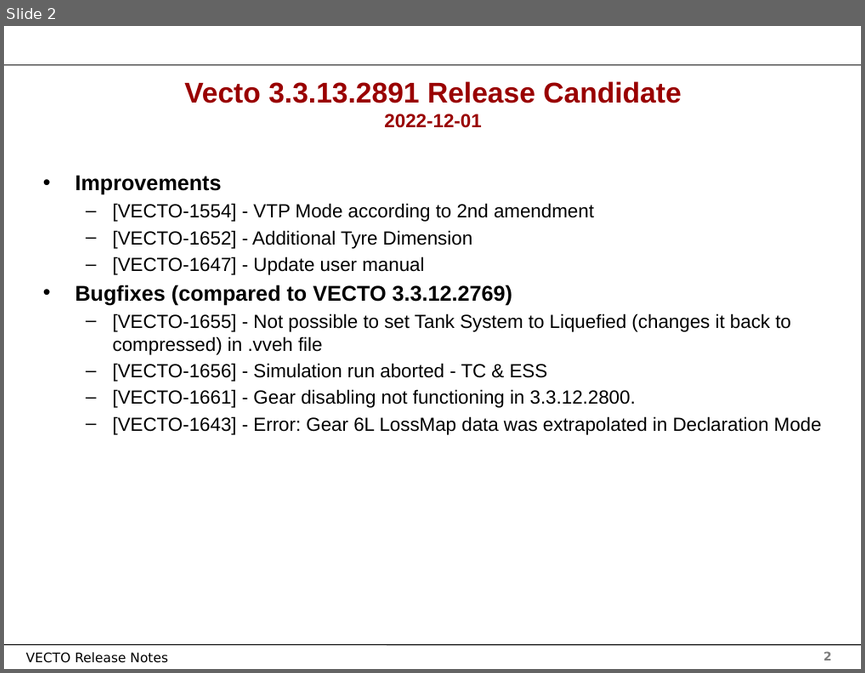
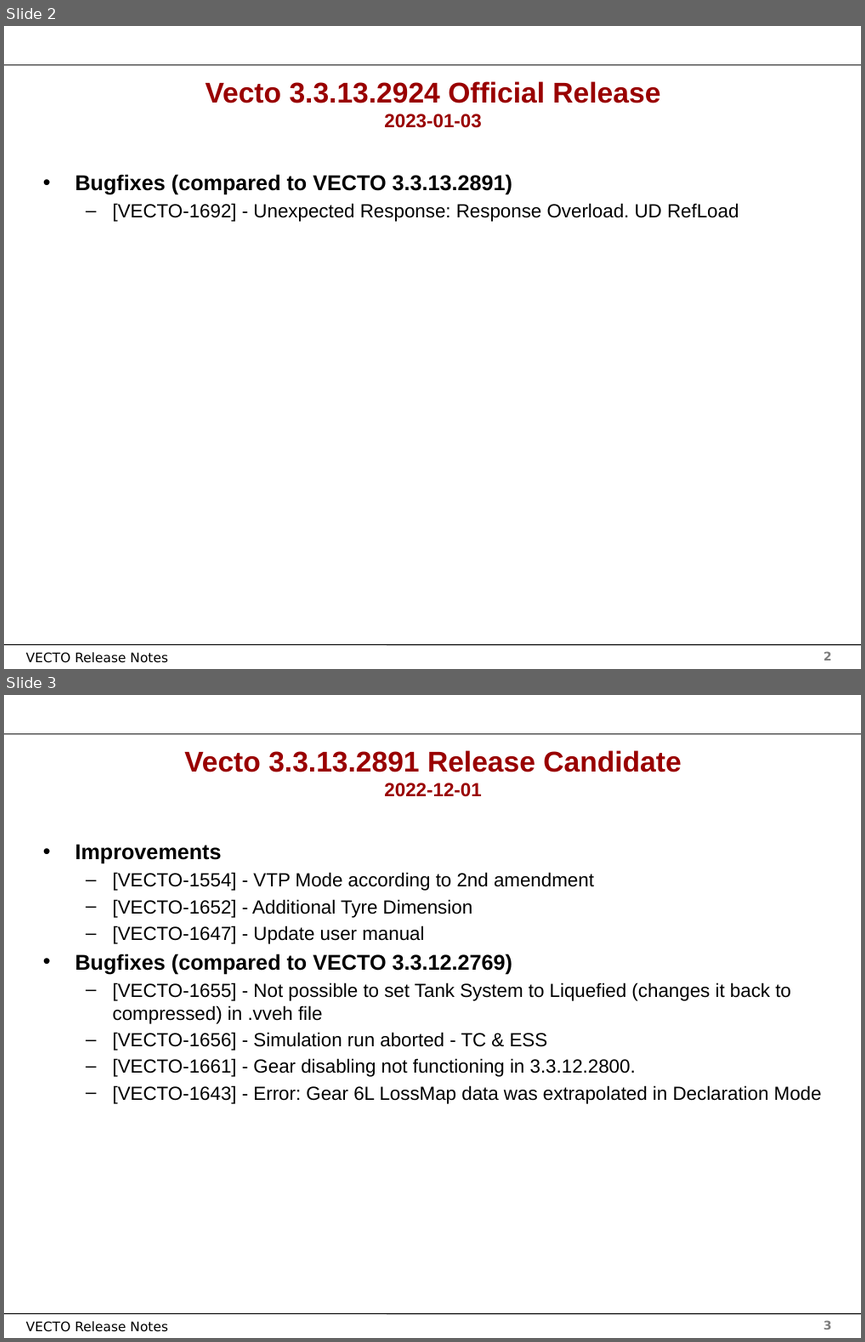
Before and after one commit to mohgsaad-art/VECTO, a slide deck: Documentation/User Manual Source/Release Notes Vecto3.x.pptx. Shown one above the other, each under a label of ours: slide 2 before the commit, slides 2 and 3 after it. The pictures are 865x673 and 865x1342 pixels, drawn with LibreOffice and Linux fonts; fonts in the diff are those of the drawing; background and template pictures are left out. Boxes give left, top, right and bottom in pixels: in the first picture for what was removed or moved away, otherwise in the second. Text is boxed around its words. In the diff, an @@ line names an element or a change of style, - is before the commit and + after.

Commit message:
preparing new release updating changelog adding release report

```diff
--- a/Documentation/User Manual Source/Release Notes Vecto3.x.pptx
+++ b/Documentation/User Manual Source/Release Notes Vecto3.x.pptx
@@ slide 2 added at [4,26,861,669], background #FFFFFF; not listed: 4 template elements that a slide beside it also shows @@
@@ title added at [205,81,660,128], 24 pt, text #990000, bold @@
+Vecto 3.3.13.2924 Official Release
+2023-01-03
@@ text added at [75,174,738,222], 16 pt, text #000000 @@
+• Bugfixes (compared to VECTO 3.3.13.2891)
+  – [VECTO-1692] - Unexpected Response: Response Overload. UD RefLoad
@@ what was slide 2 is now slide 3 @@
@@ page number at [823,1320,832,1329]: text changed @@
-2
+3
```
Also in this commit, not shown: 1 slide changed, 12 other files.
